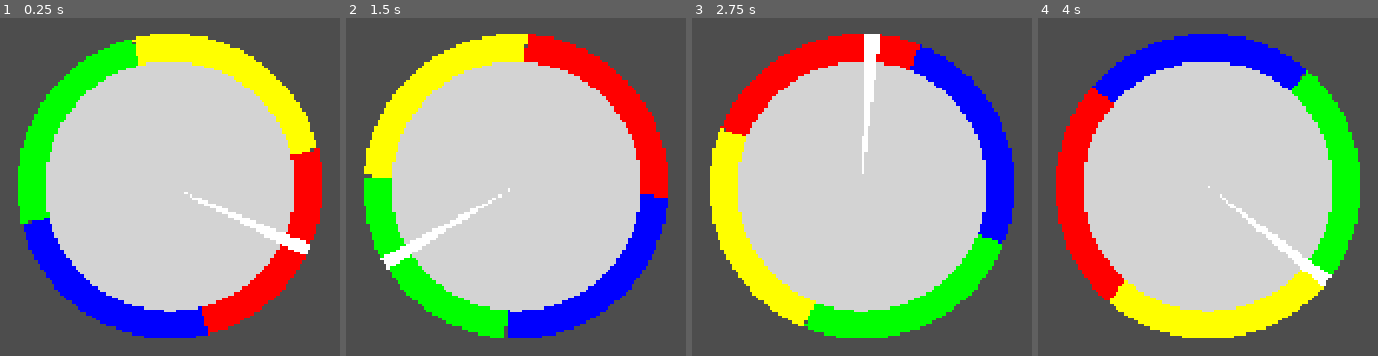
Above: before the commit, frames 1-4 (left to right).
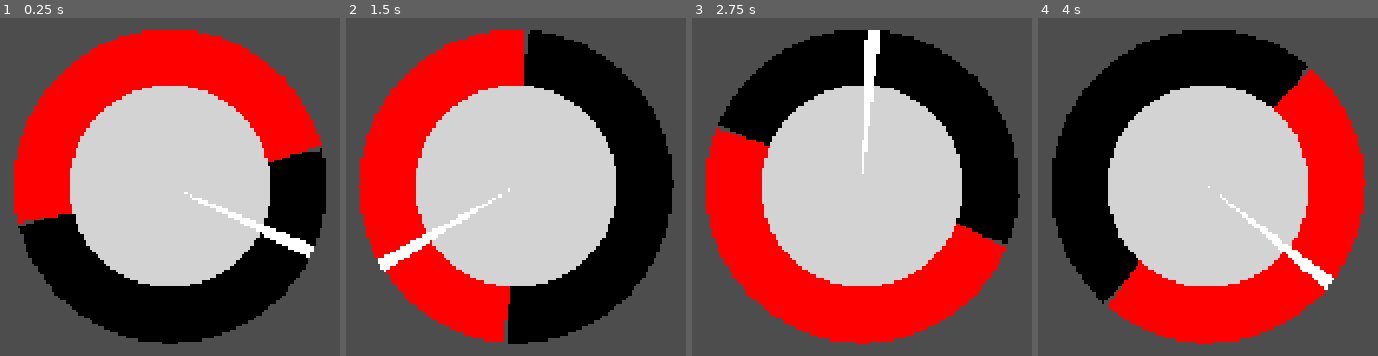
Above: after the commit, the same moments.

Repository: Rover-N/Juniper-Jam-2026
Game: Godot game, scene res://Scenes/wheel_game.tscn
Same seed, same stepped clock (60 frames per second), same inputs: the game is played once before the commit and once after it. The project has no main scene, so this scene is started directly.
Inputs:
- Up to frame 1 (0.25 s): no input
- Up to frame 2 (1.5 s): tap Enter (ui_accept) at 0.5, 0.77 s
- Up to frame 3 (2.75 s): tap Enter (ui_accept) at 1.52 s
- Up to frame 4 (4 s): tap Enter (ui_accept) at 3.02, 3.77 s

The runs differ from the first frame. In frame 1, 39% of the frame differs, in the area x 4-96%, y 3-97%; in frame 2, 39%; in frame 3, 39%; in frame 4, 39%, in the area x 4-97%, y 3-97%.

Commit message:
Wheel can load layout. Started combat scene.

Diff:
--- /dev/null
+++ b/Resources/WheelContents/Wheel01.tres
@@ -0,0 +1,10 @@
+[gd_resource type="Resource" script_class="WheelContents" format=3 uid="uid://bkya5fh7vtudh"]
+
+[ext_resource type="Script" uid="uid://ccpi4oq022uqy" path="res://Scripts/wheel_contents.gd" id="1_ys3rh"]
+
+[resource]
+script = ExtResource("1_ys3rh")
+radius = 93.0
+segments = Array[Color]([Color(0, 0, 0, 1), Color(1, 0, 0, 1)])
+width = 40.0
+metadata/_custom_type_script = "uid://ccpi4oq022uqy"
--- /dev/null
+++ b/Scenes/combat.tscn
@@ -0,0 +1,19 @@
+[gd_scene format=3 uid="uid://g3l5i7s1ddqd"]
+
+[node name="Combat" type="Node2D" unique_id=588568664]
+
+[node name="CanvasLayer" type="CanvasLayer" parent="." unique_id=1192865303]
+
+[node name="Control" type="Control" parent="CanvasLayer" unique_id=2103223069]
+layout_mode = 3
+anchors_preset = 15
+anchor_right = 1.0
+anchor_bottom = 1.0
+grow_horizontal = 2
+grow_vertical = 2
+
+[node name="Label" type="Label" parent="CanvasLayer/Control" unique_id=956862685]
+layout_mode = 0
+offset_right = 40.0
+offset_bottom = 23.0
+text = "health: 0"
--- a/Scenes/wheel.tscn
+++ b/Scenes/wheel.tscn
@@ -4,6 +4,3 @@
 
 [node name="Wheel" type="Node2D" unique_id=1345467007]
 script = ExtResource("1_y7iat")
-radius = 100.0
-segments = Array[Color]([Color(1, 0, 0, 1), Color(0, 0, 1, 1), Color(0, 1, 0, 1), Color(1, 1, 0, 1)])
-width = 20.0
--- a/Scenes/wheel_game.tscn
+++ b/Scenes/wheel_game.tscn
@@ -2,6 +2,7 @@
 
 [ext_resource type="Script" uid="uid://c3fbn5iod2bmg" path="res://Scripts/wheel_game.gd" id="1_ratk3"]
 [ext_resource type="PackedScene" uid="uid://b1wu0spdgmj88" path="res://Scenes/wheel.tscn" id="2_mmvpf"]
+[ext_resource type="Resource" uid="uid://bkya5fh7vtudh" path="res://Resources/WheelContents/Wheel01.tres" id="3_3f1cw"]
 [ext_resource type="PackedScene" uid="uid://8cs3evw18ax5" path="res://Scenes/arm.tscn" id="3_mmvpf"]
 
 [node name="WheelGame" type="Node2D" unique_id=20689074]
@@ -13,6 +14,10 @@
 position = Vector2(170, 170)
 
 [node name="Wheel" parent="BigSpin" unique_id=1345467007 instance=ExtResource("2_mmvpf")]
+data = ExtResource("3_3f1cw")
+radius = 93.0
+segments = Array[Color]([Color(0, 0, 0, 1), Color(1, 0, 0, 1)])
+width = 40.0
 
 [node name="Arm" parent="BigSpin" unique_id=9372712 node_paths=PackedStringArray("Wheel") instance=ExtResource("3_mmvpf")]
 Wheel = NodePath("../Wheel")
--- a/Scripts/wheel.gd
+++ b/Scripts/wheel.gd
@@ -1,5 +1,7 @@
 @tool
 extends Node2D
+
+@export var data: WheelContents
 
 @export var radius: float = 20.0:
 	set(value):
@@ -16,6 +18,14 @@
 		width = value
 		queue_redraw()
 
+func _ready() -> void:
+	radius = data.radius
+	segments = data.segments
+	width = data.width
+	queue_redraw()
+	#self.position = Vector2(radius + width / 2 + 32, radius + width / 2 + 32)
+
+
 func _draw() -> void:
 	draw_circle(Vector2.ZERO, radius, Color.LIGHT_GRAY)
 
@@ -28,7 +38,3 @@
 			20,
 			segments[i],
 			width)
-
-func _ready() -> void:
-	pass
-	#self.position = Vector2(radius + width / 2 + 32, radius + width / 2 + 32)
--- /dev/null
+++ b/Scripts/wheel_contents.gd
@@ -0,0 +1,13 @@
+class_name WheelContents
+extends Resource
+
+@export var radius: float
+
+@export var segments: Array[Color]
+
+@export var width: float
+
+func _init(def_radius = 100.0, def_segments: Array[Color] = [], def_width = 20.0):
+	radius = def_radius
+	segments = def_segments
+	width = def_width
--- a/project.godot
+++ b/project.godot
@@ -19,6 +19,10 @@
 window/stretch/mode="canvas_items"
 window/stretch/aspect="expand"
 
+[editor_plugins]
+
+enabled=PackedStringArray("res://addons/net.yarvis.pixel_pen/plugin.cfg")
+
 [physics]
 
 3d/physics_engine="Jolt Physics"
Not shown, added: Scripts/wheel_contents.gd.uid
Not shown, changed: .gitignore
